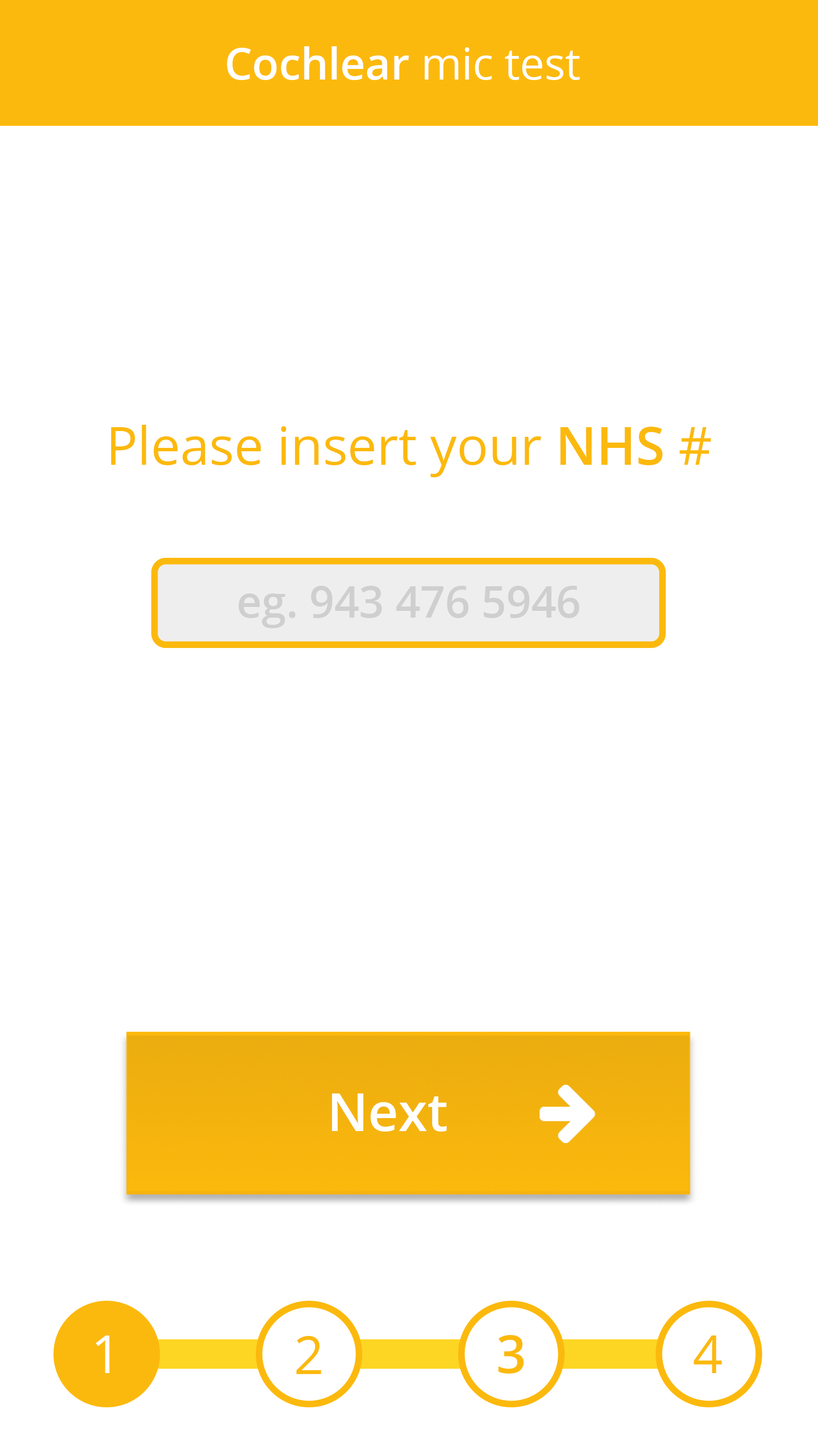
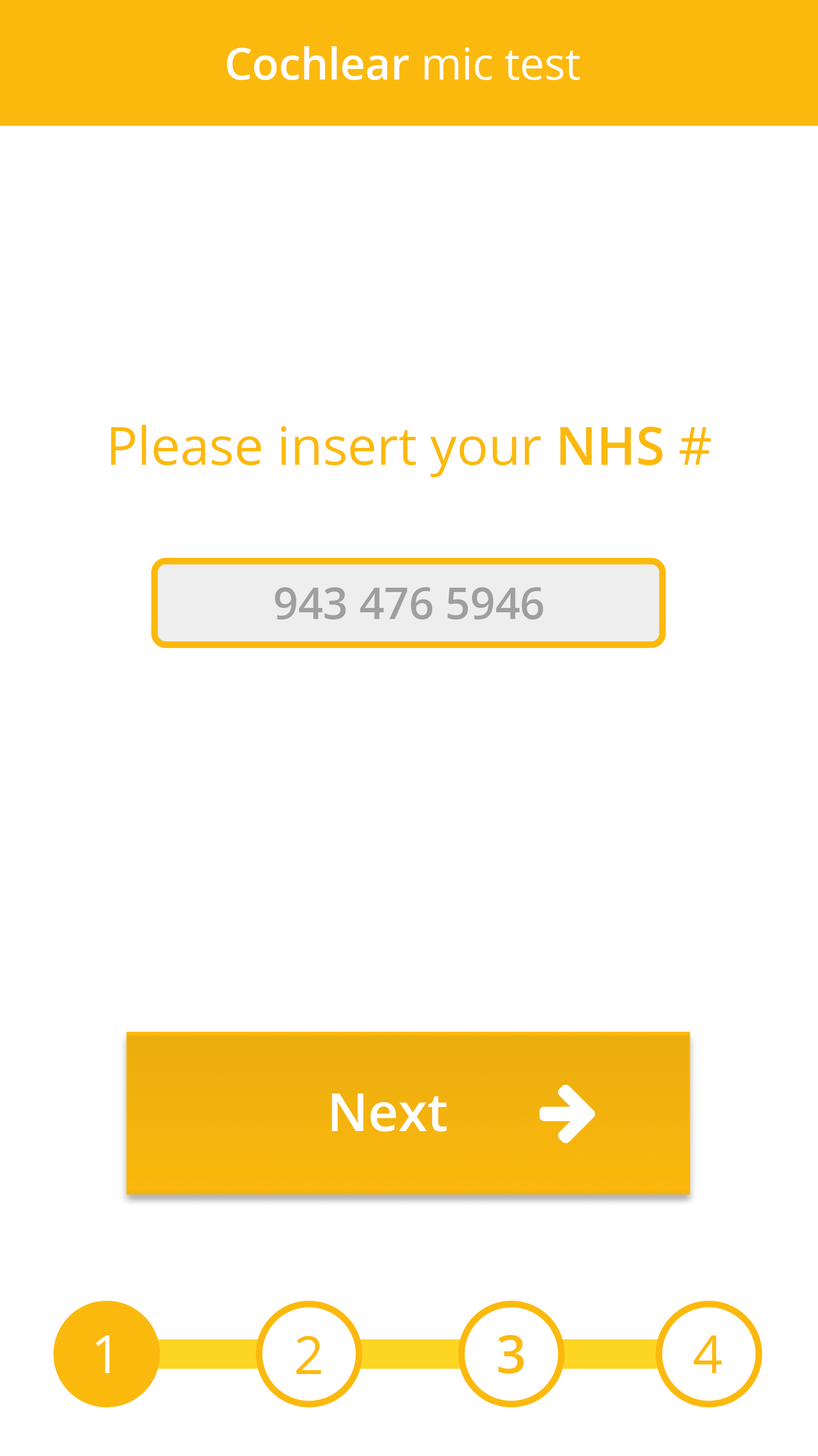
Layers edited between the first and the second w=818, h=1456 image:
showed "943 476 5946" over [274, 587, 544, 620]
hid "eg. 943 476 5946" over [238, 585, 580, 629]
